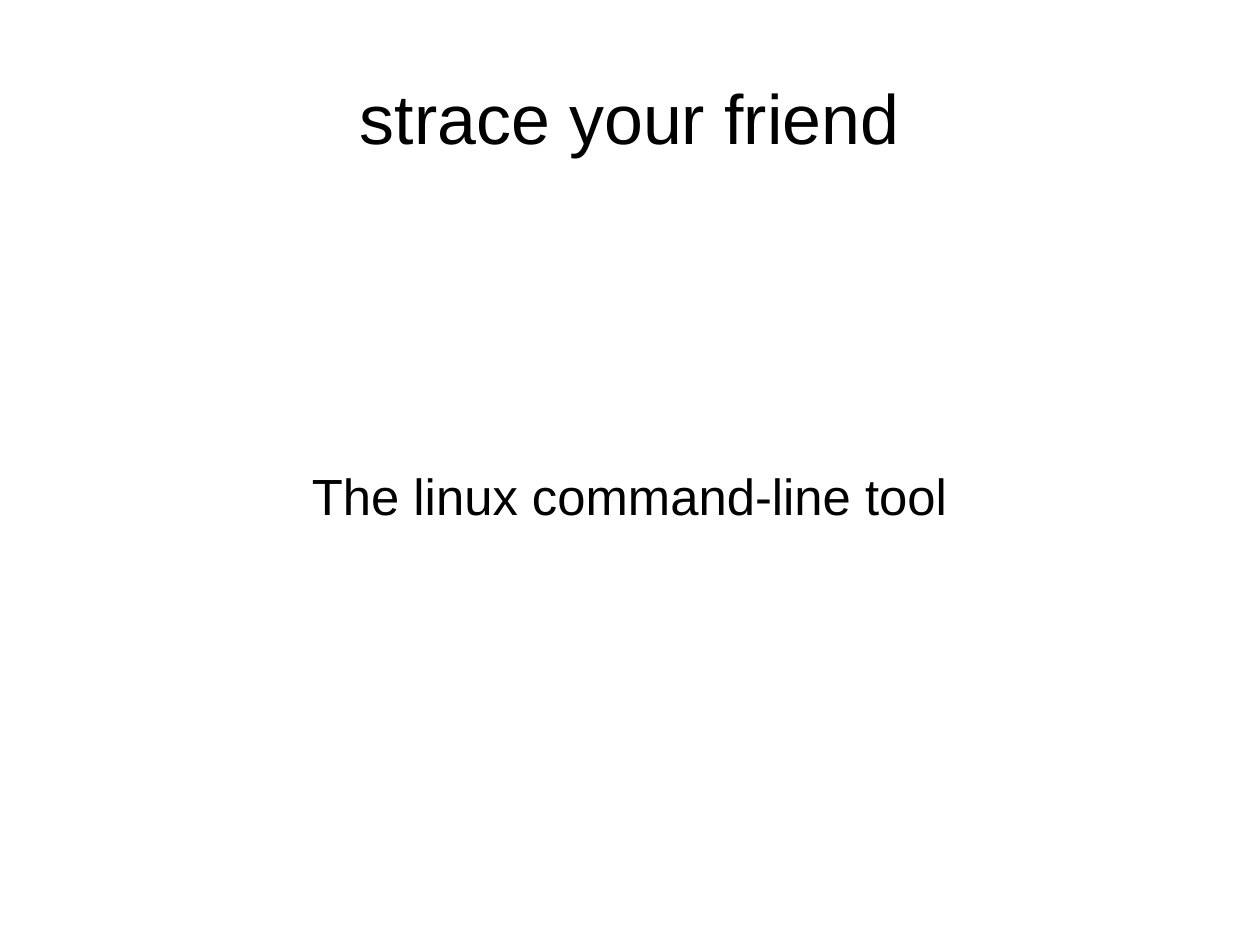
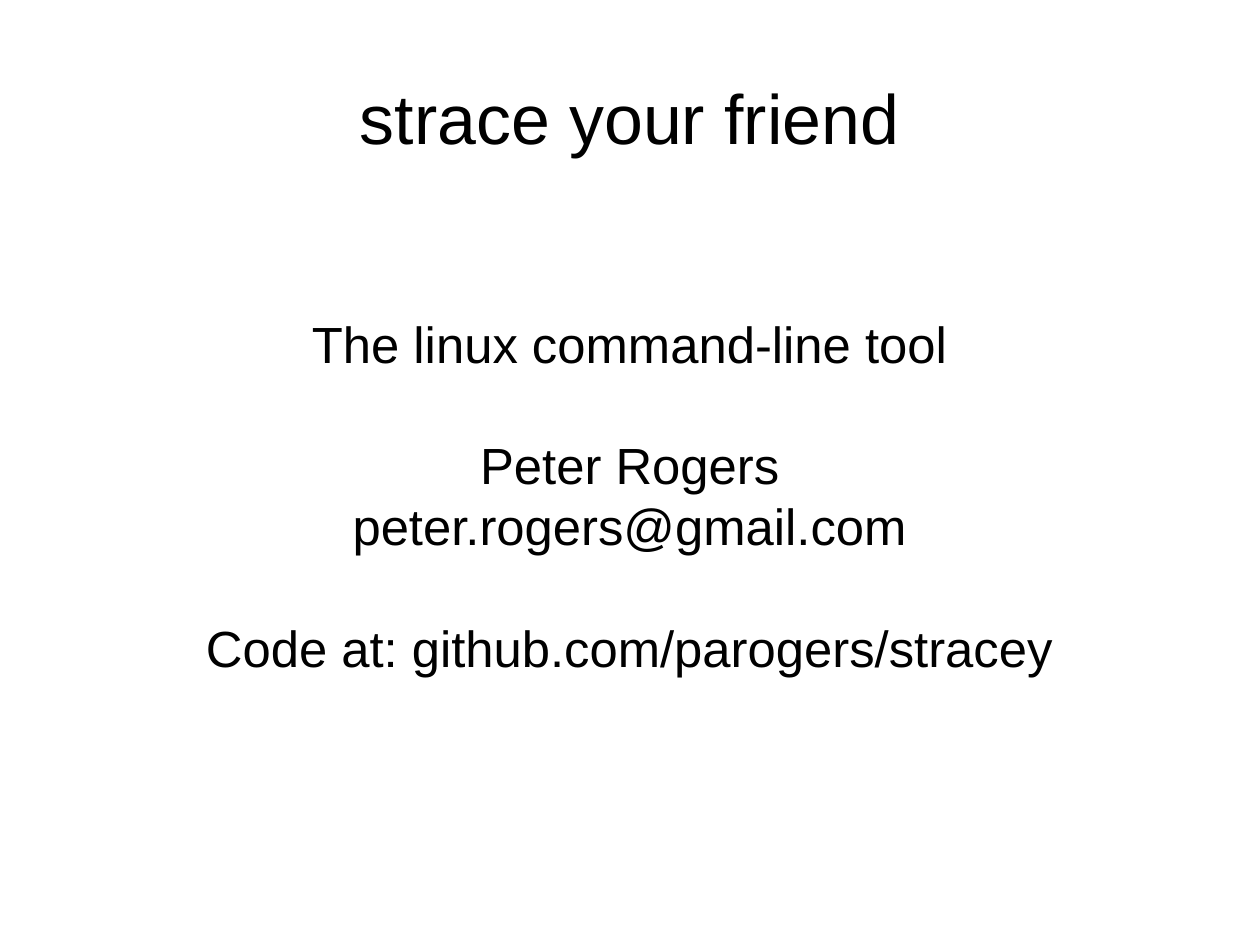
Before and after one commit to parogers/stracey, a slide deck: slide 1 of Presentation.odp. Drawn at 1260x945 pixels with LibreOffice and Linux fonts; fonts in the diff are those of the drawing. Boxes give left, top, right and bottom in pixels: in the first picture for what was removed or moved away, otherwise in the second. Text is boxed around its words. In the diff, an @@ line names an element or a change of style, - is before the commit and + after.

Commit message:
Updated presentation

```diff
--- a/Presentation.odp
+++ b/Presentation.odp
@@ subtitle at [206, 449, 1053, 678]: paragraphs added @@
+Peter Rogers
+peter.rogers@gmail.com
+Code at: github.com/parogers/stracey
```
